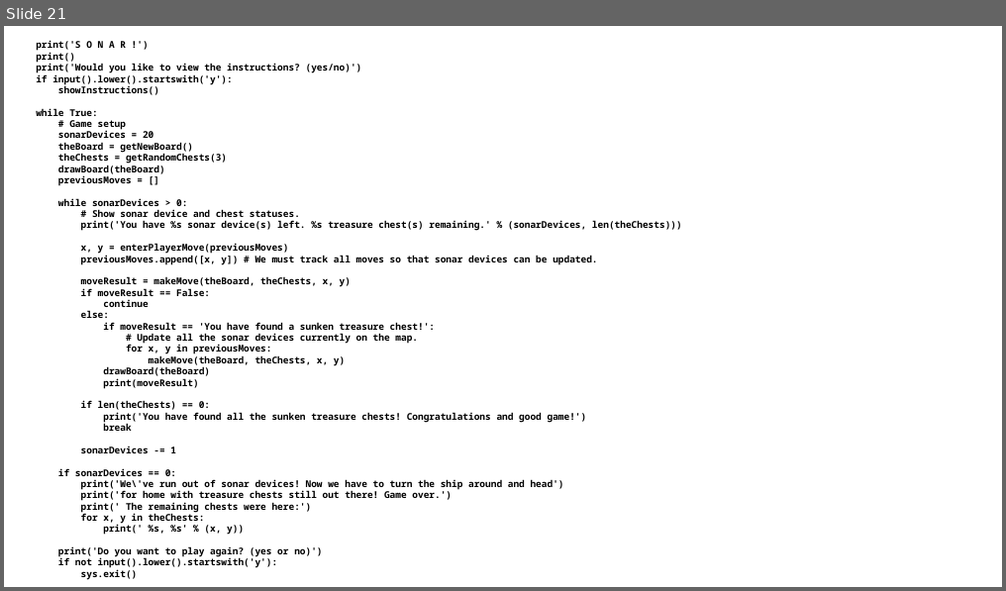
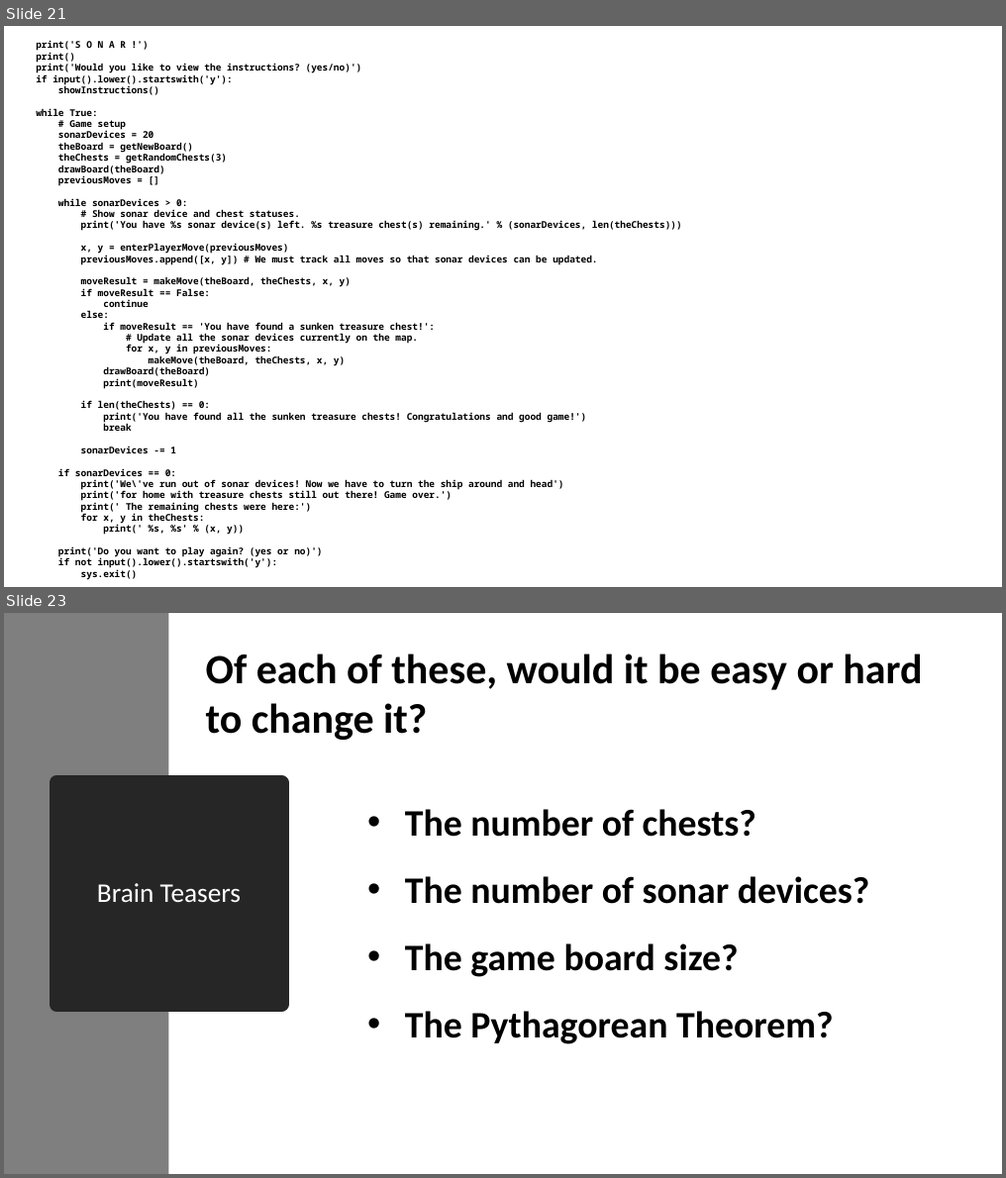
Before and after one commit to seattlecoderdojo/PythonDay-TreasureHunt, a slide deck: Python Day - Intermediate.pptx. Shown one above the other, each under a label of ours: slide 21 before the commit, slides 21 and 23 after it; the slides between them are not shown. The pictures are 1006x591 and 1006x1178 pixels, drawn with LibreOffice and Linux fonts; fonts in the diff are those of the drawing. Boxes give left, top, right and bottom in pixels: in the first picture for what was removed or moved away, otherwise in the second. Text is boxed around its words. In the diff, an @@ line names an element or a change of style, - is before the commit and + after.

```diff
--- a/Python Day - Intermediate.pptx
+++ b/Python Day - Intermediate.pptx
@@ slide 23 added at (4,613,1002,1174), background #FFFFFF @@
@@ rectangle added at (4,613,168,1174), fill #7F7F7F @@
@@ text added at (206,654,922,740), 40 pt, text #000000, bold @@
+Of each of these, would it be easy or hard to change it?
@@ title added at (56,783,282,1004), fill #262626, outline #262626 13.75 pt, 26 pt, text #FFFFFF @@
+Brain Teasers
@@ text added at (405,809,870,1045), 36 pt, text #000000, bold @@
+• The number of chests?
+• The number of sonar devices?
+• The game board size?
+• The Pythagorean Theorem?
```
Also in this commit, not shown: 1 other slide added, 1 other file.
